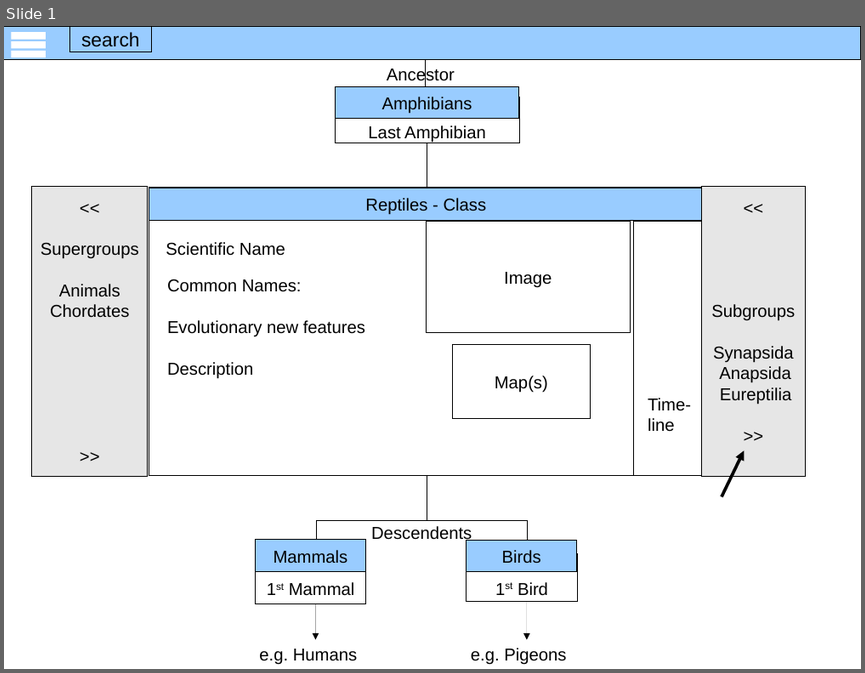
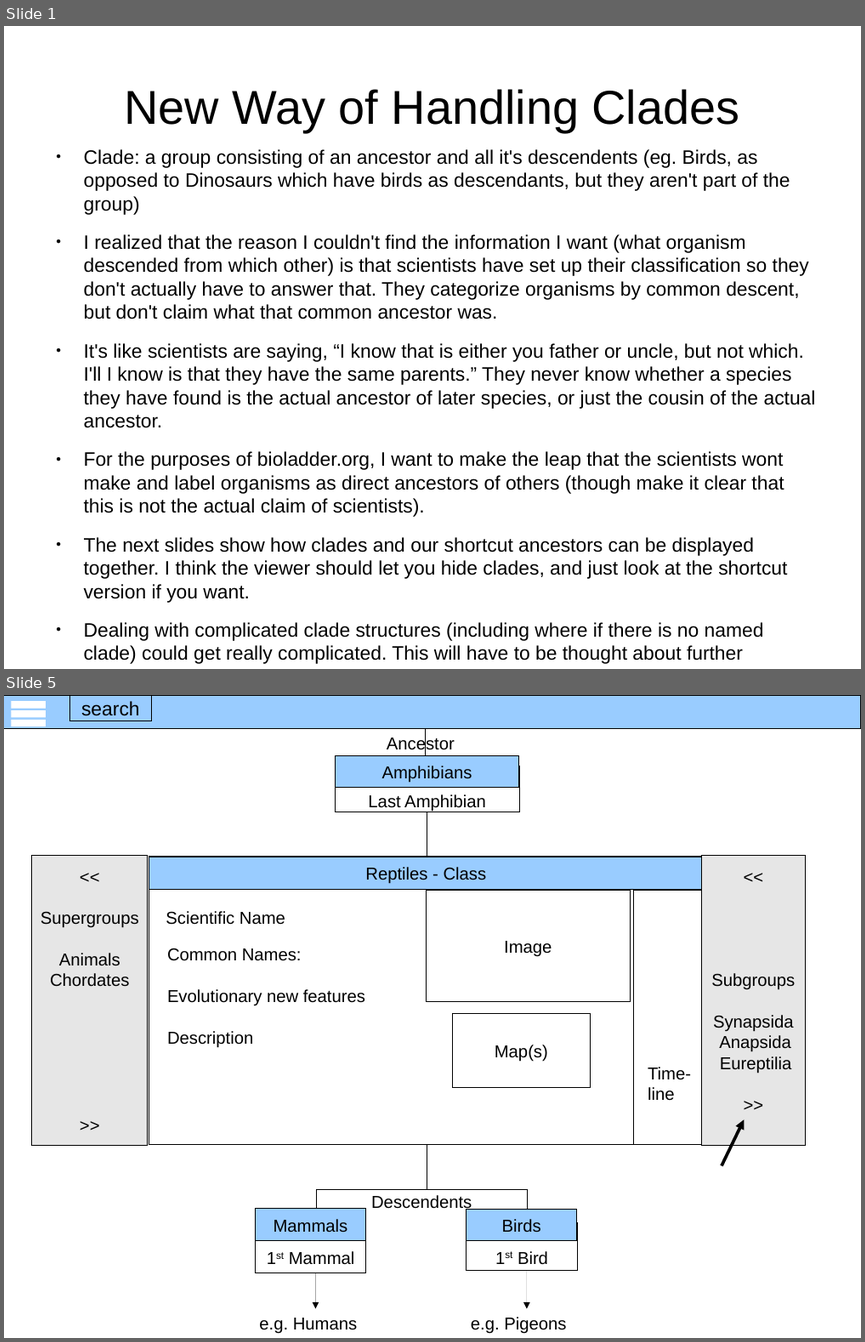
Before and after one commit to kylethayer/bioladder, a slide deck: View design.odp. Shown one above the other, each under a label of ours: slide 1 before the commit, slides 1 and 5 after it; the slides between them are not shown. The pictures are 865x673 and 865x1342 pixels, drawn with LibreOffice and Linux fonts; fonts in the diff are those of the drawing. Boxes give left, top, right and bottom in pixels: in the first picture for what was removed or moved away, otherwise in the second. Text is boxed around its words. In the diff, an @@ line names an element or a change of style, - is before the commit and + after.

Commit message:
Updated view design with new way to handle clades

```diff
--- a/View design.odp
+++ b/View design.odp
@@ slide 1 added at <box>4,26,861,669</box>, background #FFFFFF @@
@@ title added at <box>124,89,740,132</box>, 44 pt, text #000000 @@
+New Way of Handling Clades
@@ text added at <box>84,149,816,664</box>, 18 pt, text #000000 @@
+● Clade: a group consisting of an ancestor and all it's descendents (eg. Birds, as opposed to Dinosaurs which have birds as descendants, but they aren't part of the group)
+● I realized that the reason I couldn't find the information I want (what organism descended from which other) is that scientists have set up their classification so they don't actually have to answer that. They categorize organisms by common descent, but don't claim what that common ancestor was.
+● It's like scientists are saying, “I know that is either you father or uncle, but not which. I'll I know is that they have the same parents.” They never know whether a species they have found is the actual ancestor of later species, or just the cousin of the actual ancestor.
+● For the purposes of bioladder.org, I want to make the leap that the scientists wont make and label organisms as direct ancestors of others (though make it clear that this is not the actual claim of scientists).
+● The next slides show how clades and our shortcut ancestors can be displayed together. I think the viewer should let you hide clades, and just look at the shortcut version if you want.
+● Dealing with complicated clade structures (including where if there is no named clade) could get really complicated. This will have to be thought about further
@@ what was slide 1 is now slide 5 @@
```
Also in this commit, not shown: 3 other slides added, 1 slide removed, 1 other file.
